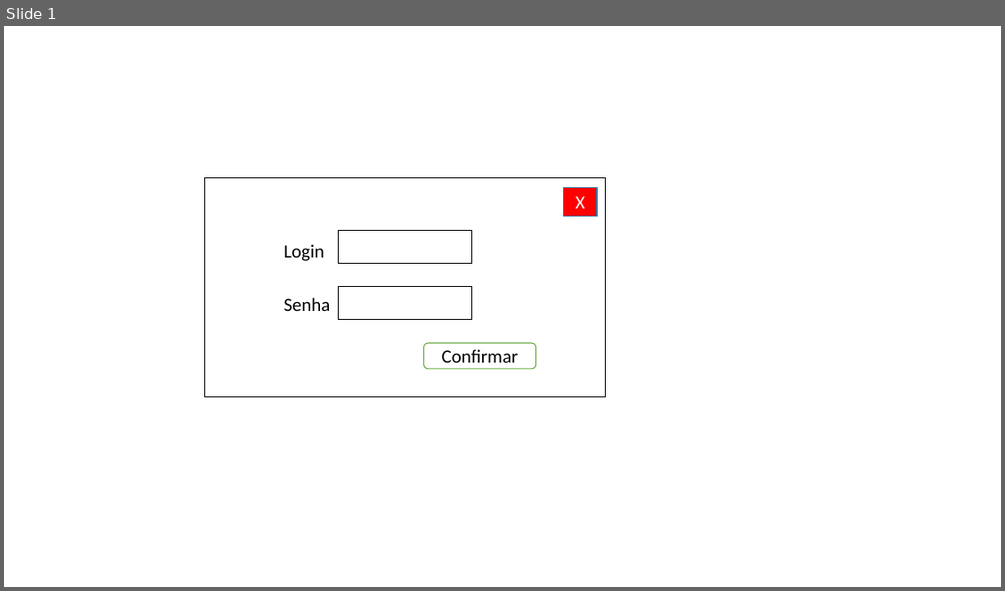
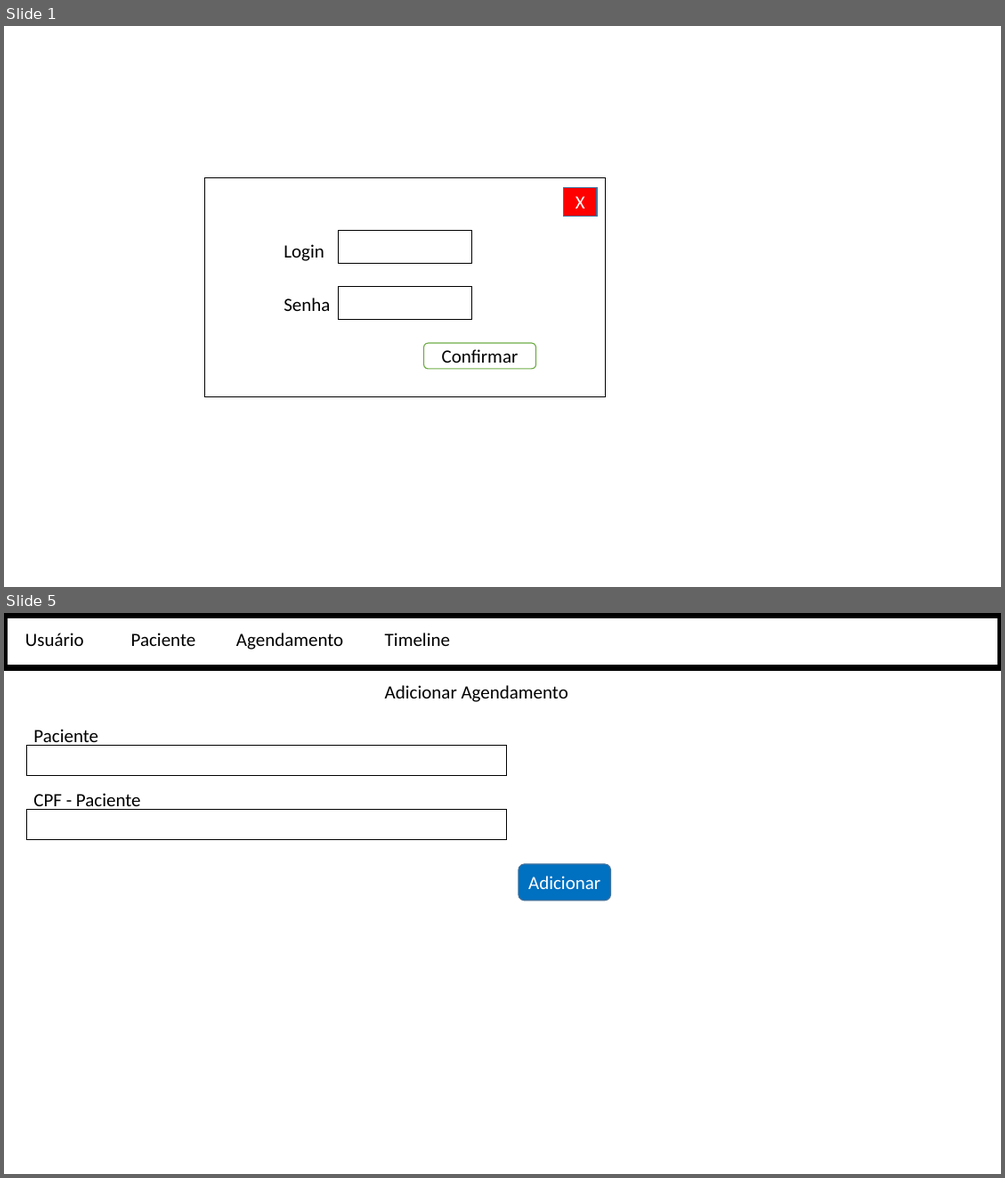
Before and after one commit to PedroHda/projetos1, a slide deck: telas.pptx. Shown one above the other, each under a label of ours: slide 1 before the commit, slides 1 and 5 after it; the slides between them are not shown. The pictures are 1005x591 and 1005x1178 pixels, drawn with LibreOffice and Linux fonts; fonts in the diff are those of the drawing. Boxes give left, top, right and bottom in pixels: in the first picture for what was removed or moved away, otherwise in the second. Text is boxed around its words. In the diff, an @@ line names an element or a change of style, - is before the commit and + after.

```diff
--- a/telas.pptx
+++ b/telas.pptx
@@ slide 5 added at box(4, 613, 1001, 1174), background #FFFFFF @@
@@ rectangle added at box(4, 616, 1001, 667), fill #FFFFFF, outline #000000 6 pt @@
@@ text added at box(25, 633, 84, 646), 18 pt, text #000000 @@
+Usuário
@@ text added at box(131, 633, 196, 646), 18 pt, text #000000 @@
+Paciente
@@ text added at box(236, 633, 343, 649), 18 pt, text #000000 @@
+Agendamento
@@ text added at box(385, 633, 450, 646), 18 pt, text #000000 @@
+Timeline
@@ text added at box(385, 685, 568, 702), 18 pt, text #000000 @@
+Adicionar Agendamento
@@ rectangle added at box(26, 746, 507, 775), fill #FFFFFF, outline #000000 1 pt @@
@@ text added at box(33, 729, 98, 746), 18 pt, text #000000 @@
+Paciente
@@ text added at box(33, 793, 141, 810), 18 pt, text #000000 @@
+CPF - Paciente
@@ rectangle added at box(26, 810, 507, 840), fill #FFFFFF, outline #000000 1 pt @@
@@ rounded rectangle added at box(518, 864, 610, 900), fill #0070C0, outline #43739E 1 pt, 18 pt, text #FFFFFF @@
+Adicionar
```
Also in this commit, not shown: 1 slide changed, 5 other slides added.
